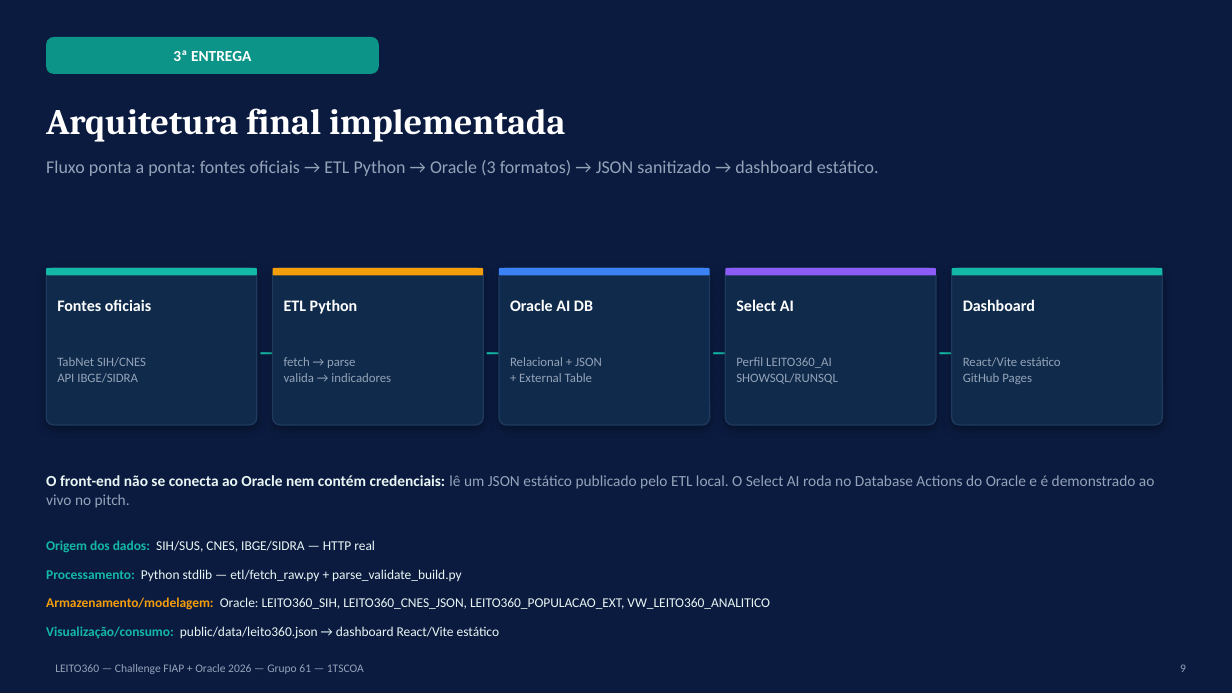
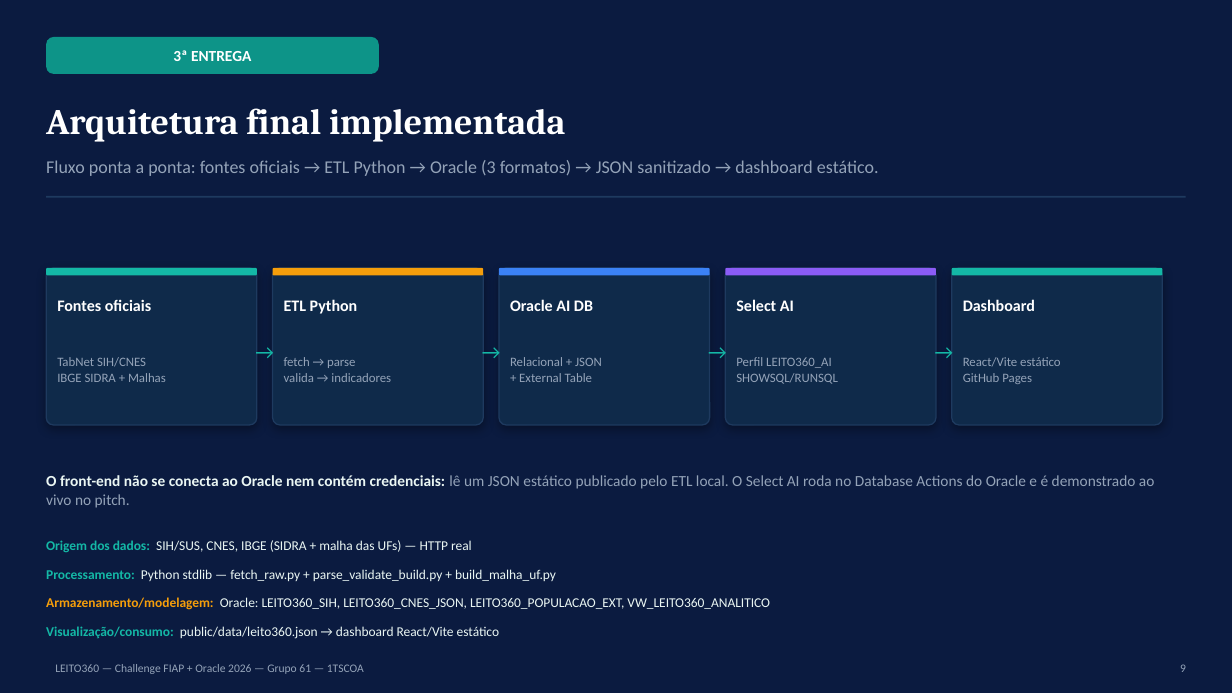
Before and after one commit to gabriellive1817-stack/Leito_360, a slide deck: slide 9 of EC_Sprint_2_1TSCOA_EvidenciasConstrucao_LEITO360_GRUPO61.pptx. Drawn at 1232x693 pixels with LibreOffice and Linux fonts; fonts in the diff are those of the drawing. Boxes give left, top, right and bottom in pixels: in the first picture for what was removed or moved away, otherwise in the second. Text is boxed around its words. In the diff, an @@ line names an element or a change of style, - is before the commit and + after.

```diff
--- a/EC_Sprint_2_1TSCOA_EvidenciasConstrucao_LEITO360_GRUPO61.pptx
+++ b/EC_Sprint_2_1TSCOA_EvidenciasConstrucao_LEITO360_GRUPO61.pptx
@@ rectangle added at [46,196,1186,198], fill #1E3A5F @@
@@ text "→": place and size @@
-text "→" at [482,323,514,379]
+text "→" at [475,323,507,379]
@@ text "→": place and size @@
-text "→" at [708,323,740,379]
+text "→" at [701,323,734,379]
@@ size 20 to 16 pt in 4 elements at [249,323,281,379], [475,323,507,379], [701,323,734,379], [928,323,960,379] @@
@@ text at [57,373,166,382]: text changed @@
-API IBGE/SIDRA
+IBGE SIDRA + Malhas
@@ text at [46,540,472,552]: text changed @@
-Origem dos dados: SIH/SUS, CNES, IBGE/SIDRA — HTTP real
+Origem dos dados: SIH/SUS, CNES, IBGE (SIDRA + malha das UFs) — HTTP real
@@ text at [46,569,556,581]: text changed @@
-Processamento: Python stdlib — etl/fetch_raw.py + parse_validate_build.py
+Processamento: Python stdlib — fetch_raw.py + parse_validate_build.py + build_malha_uf.py
```
Also in this commit, not shown: 17 other slides changed, 8 other files.
